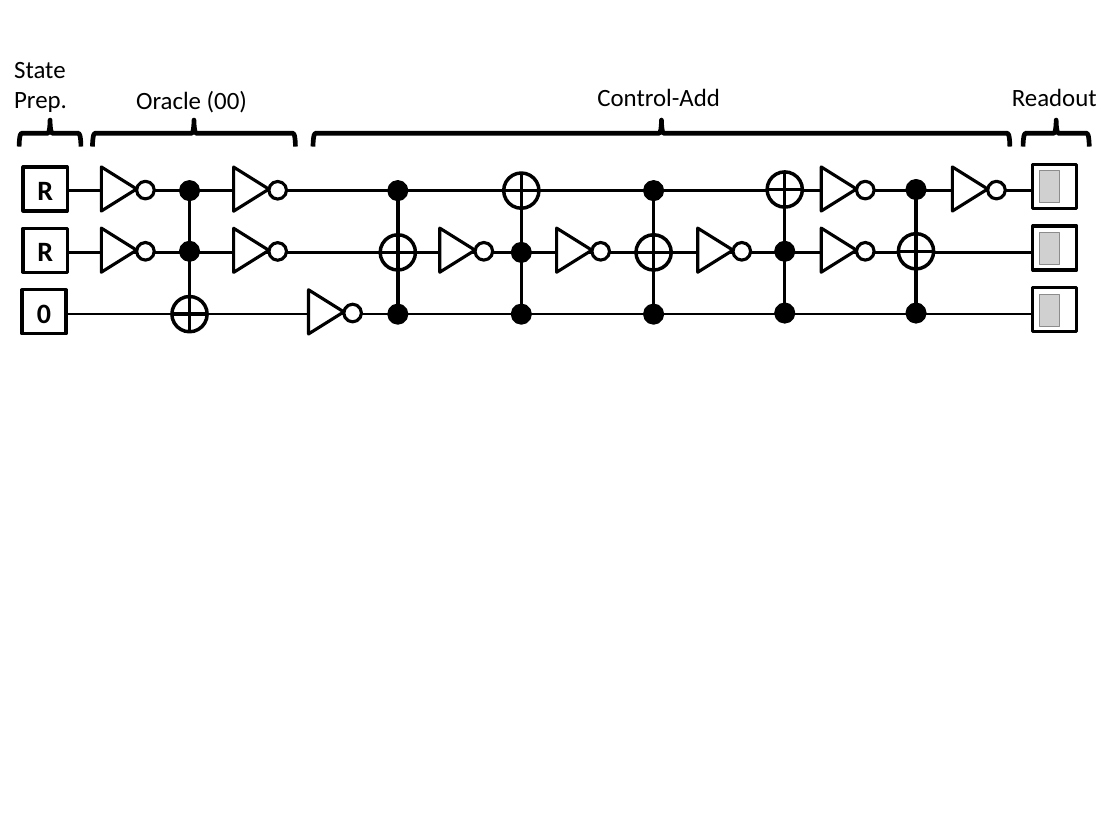
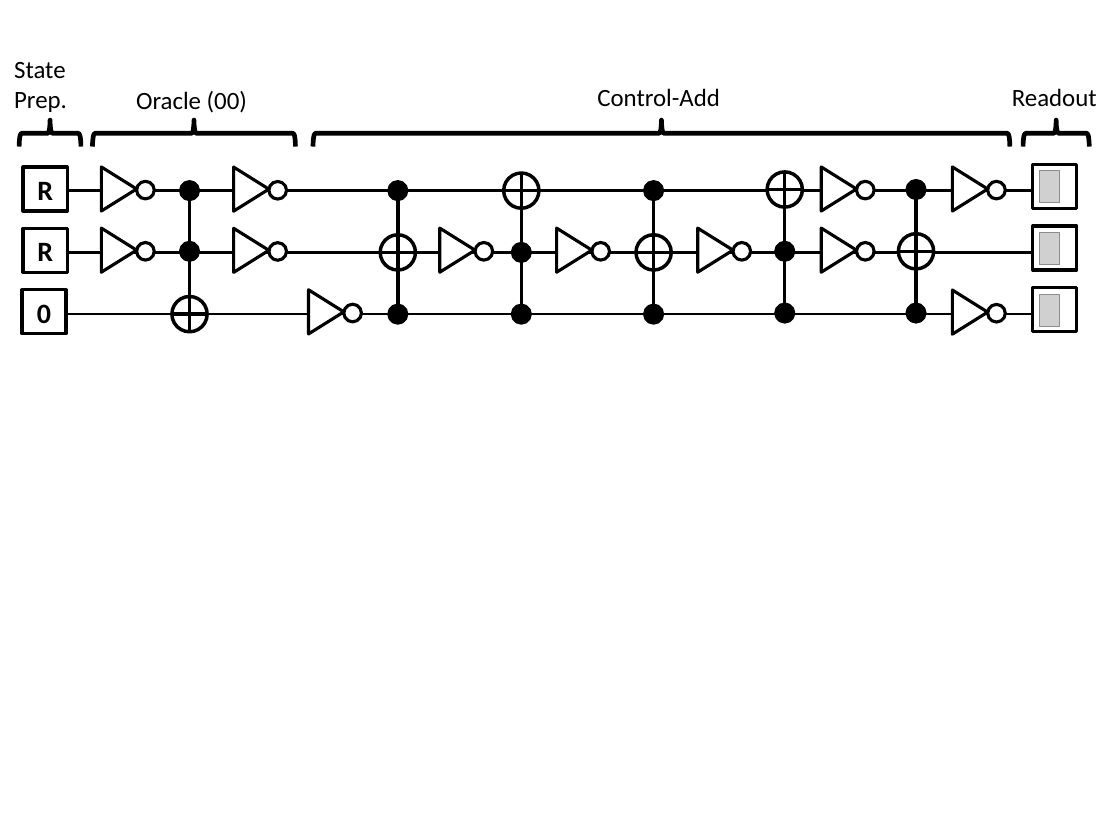
Before and after one commit to adewes/phd-thesis-physics, a slide deck: slide 1 of material/papers/grover/classical_reversible_algorithm.pptx. Drawn at 1120x840 pixels with LibreOffice and Linux fonts; fonts in the diff are those of the drawing; grey boxes stand for pictures; background and template pictures are left out. Boxes give left, top, right and bottom in pixels: in the first picture for what was removed or moved away, otherwise in the second. Text is boxed around its words. In the diff, an @@ line names an element or a change of style, - is before the commit and + after.

```diff
--- a/material/papers/grover/classical_reversible_algorithm.pptx
+++ b/material/papers/grover/classical_reversible_algorithm.pptx
@@ freeform shape added at (952, 290, 987, 334), fill #FFFFFF, outline #000000 2 pt @@
@@ ellipse added at (988, 305, 1006, 323), fill #FFFFFF, outline #000000 2 pt @@
```
Also in this commit, not shown: 6 other files.
